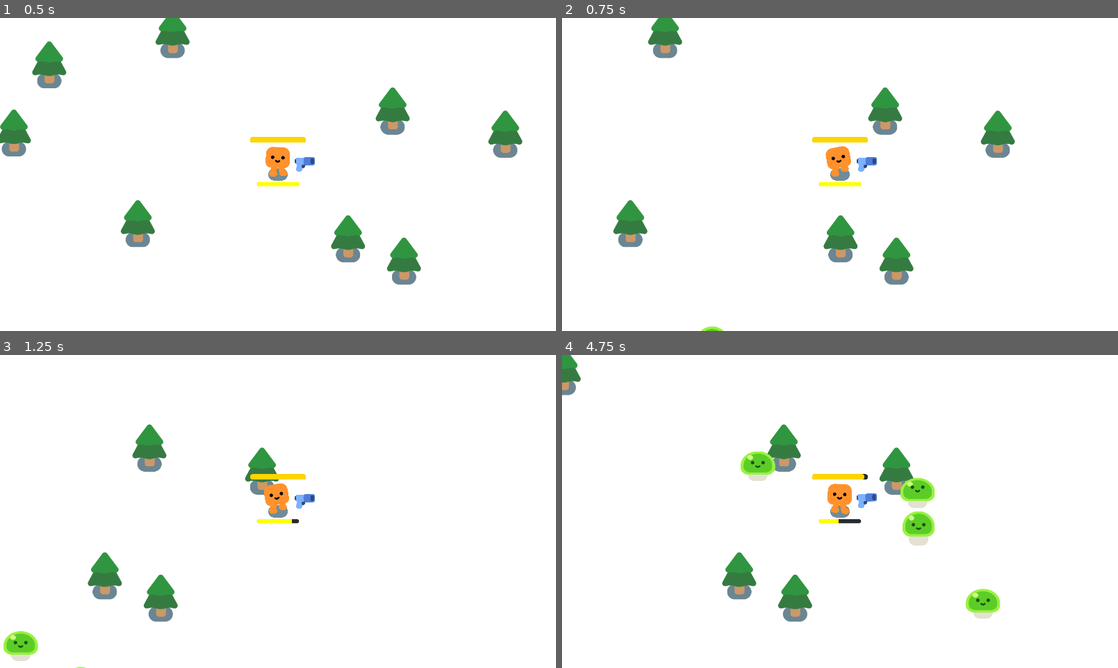
Above: before the commit, frames 1-4 (two rows, left to right).
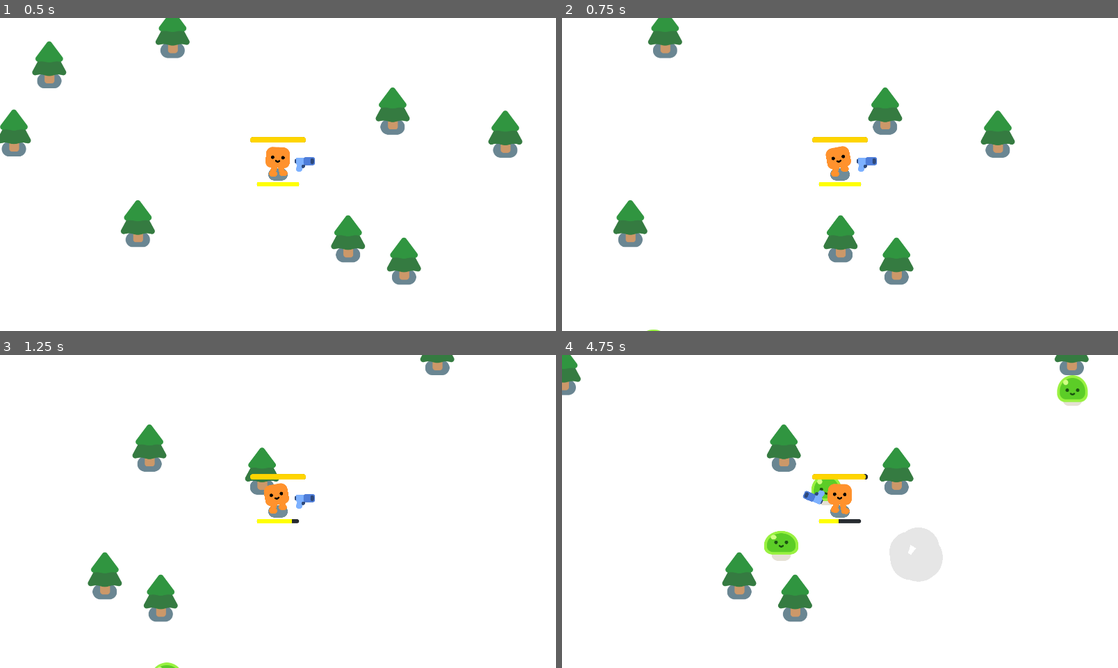
Above: after the commit, the same moments.

Repository: compactcola/slime-time
Game: Godot game, scene res://survivors_game.tscn
Same seed, same stepped clock (60 frames per second), same inputs: the game is played once before the commit and once after it.
Inputs:
- Up to frame 1 (0.5 s): no input
- Up to frame 2 (0.75 s): tap Enter at 0.5 s; hold D (move_right) from 0.53 s (still down); hold Shift (run) from 0.53 s (still down)
- Up to frame 3 (1.25 s): keep holding D (move_right); keep holding Shift (run)
- Up to frame 4 (4.75 s): release D (move_right) at 1.28 s; release Shift (run) at 1.28 s; hold S (move_down) 1.28-2.03 s; tap Shift (run) at 1.35, 2.85, 4.35 s; hold D (move_right) 2.03-2.78 s; hold Shift (run) 2.03-2.78 s; hold W (move_up) 2.78-3.53 s; hold Shift (run) 3.53-4.28 s; hold A (move_left) from 3.53 s (still down)

Frame 1 is identical in both runs. In frame 2, less than 0.1% of the frame differs, in the area x 15-30%, y 98-100%; in frame 3, 0.8%; in frame 4, 4.5%, in the area x 32-95%, y 0-85%.

Commit message:
Change 2 - Small Quick Slimes
Added smaller, quicker slimes that force the player to use the new sprint mechanic. They have about a 20% chance to spawn. I wanted to change their color but they way that the demo handles animations and sprites here makes that far too much trouble haha.

Took me about 30 mins.

Diff:
--- a/characters/slime/slime.tscn
+++ b/characters/slime/slime.tscn
@@ -224,6 +224,7 @@
 [node name="Anchor" type="Marker2D" parent="." unique_id=794902193]
 
 [node name="SlimeBody" type="Sprite2D" parent="Anchor" unique_id=1727508908]
+unique_name_in_owner = true
 texture = ExtResource("1_3j35h")
 offset = Vector2(0, -36)
 
--- a/enemy.gd
+++ b/enemy.gd
@@ -2,15 +2,25 @@
 
 @onready var player = get_node("/root/Game/Player")
 
-var health = 3
+var health = 2
+var speed = 400
+var is_quick = false
+
 
 func _ready():
 	%Slime.play_walk()
+	if is_quick:
+		health = 1
+		speed = 800
+		scale = Vector2(0.75,0.75)
 
 func _physics_process(delta):
 	var direction = global_position.direction_to(player.global_position)
-	velocity = direction*400
+
+	velocity = direction*speed
+
 	move_and_slide()
+
 
 func take_damage():
 	%Slime.play_hurt()
--- a/survivors_game.gd
+++ b/survivors_game.gd
@@ -2,8 +2,14 @@
 
 func spawn_mob():
 	var new_mob = preload("res://enemy.tscn").instantiate()
+	var quick_rand = randf()
+
 	%PathFollow2D.progress_ratio = randf()
 	new_mob.global_position = %PathFollow2D.global_position
+
+	if quick_rand >= 0.80:
+		new_mob.is_quick = true
+
 	add_child(new_mob)
 
 
--- a/survivors_game.tscn
+++ b/survivors_game.tscn
@@ -48,6 +48,30 @@
 [node name="StaticBody2D3" parent="Trees" unique_id=2031112898 instance=ExtResource("2_y3pti")]
 position = Vector2(199, 238)
 
+[node name="StaticBody2D9" parent="Trees" unique_id=1947132883 instance=ExtResource("2_y3pti")]
+position = Vector2(-287, 125)
+
+[node name="StaticBody2D10" parent="Trees" unique_id=1252539242 instance=ExtResource("2_y3pti")]
+position = Vector2(1441, -57)
+
+[node name="StaticBody2D11" parent="Trees" unique_id=1295894042 instance=ExtResource("2_y3pti")]
+position = Vector2(596, -167)
+
+[node name="StaticBody2D12" parent="Trees" unique_id=1077452745 instance=ExtResource("2_y3pti")]
+position = Vector2(216, -75)
+
+[node name="StaticBody2D13" parent="Trees" unique_id=2129795655 instance=ExtResource("2_y3pti")]
+position = Vector2(2080, 1253)
+
+[node name="StaticBody2D14" parent="Trees" unique_id=1305491356 instance=ExtResource("2_y3pti")]
+position = Vector2(-311, 1276)
+
+[node name="StaticBody2D15" parent="Trees" unique_id=1766018596 instance=ExtResource("2_y3pti")]
+position = Vector2(2379, 65)
+
+[node name="StaticBody2D16" parent="Trees" unique_id=1214855565 instance=ExtResource("2_y3pti")]
+position = Vector2(-65, -45)
+
 [node name="StaticBody2D4" parent="Trees" unique_id=2058234493 instance=ExtResource("2_y3pti")]
 position = Vector2(625, 133)
 
Not shown: 1 places in characters/slime/slime.tscn that only renumber resources
